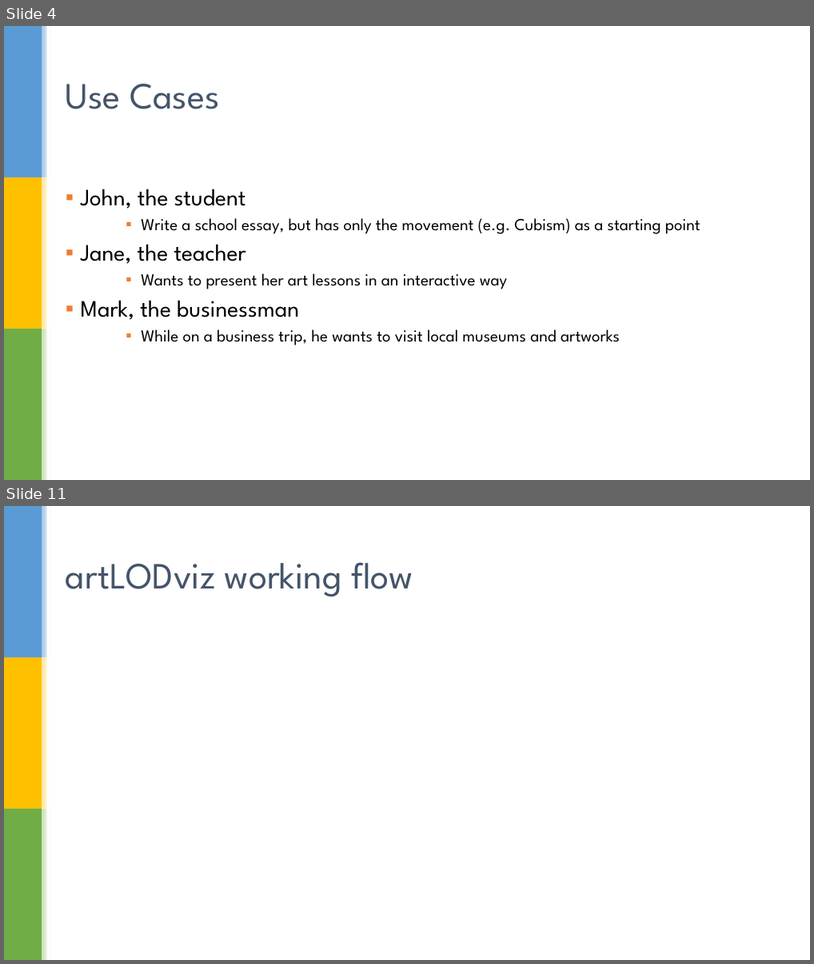
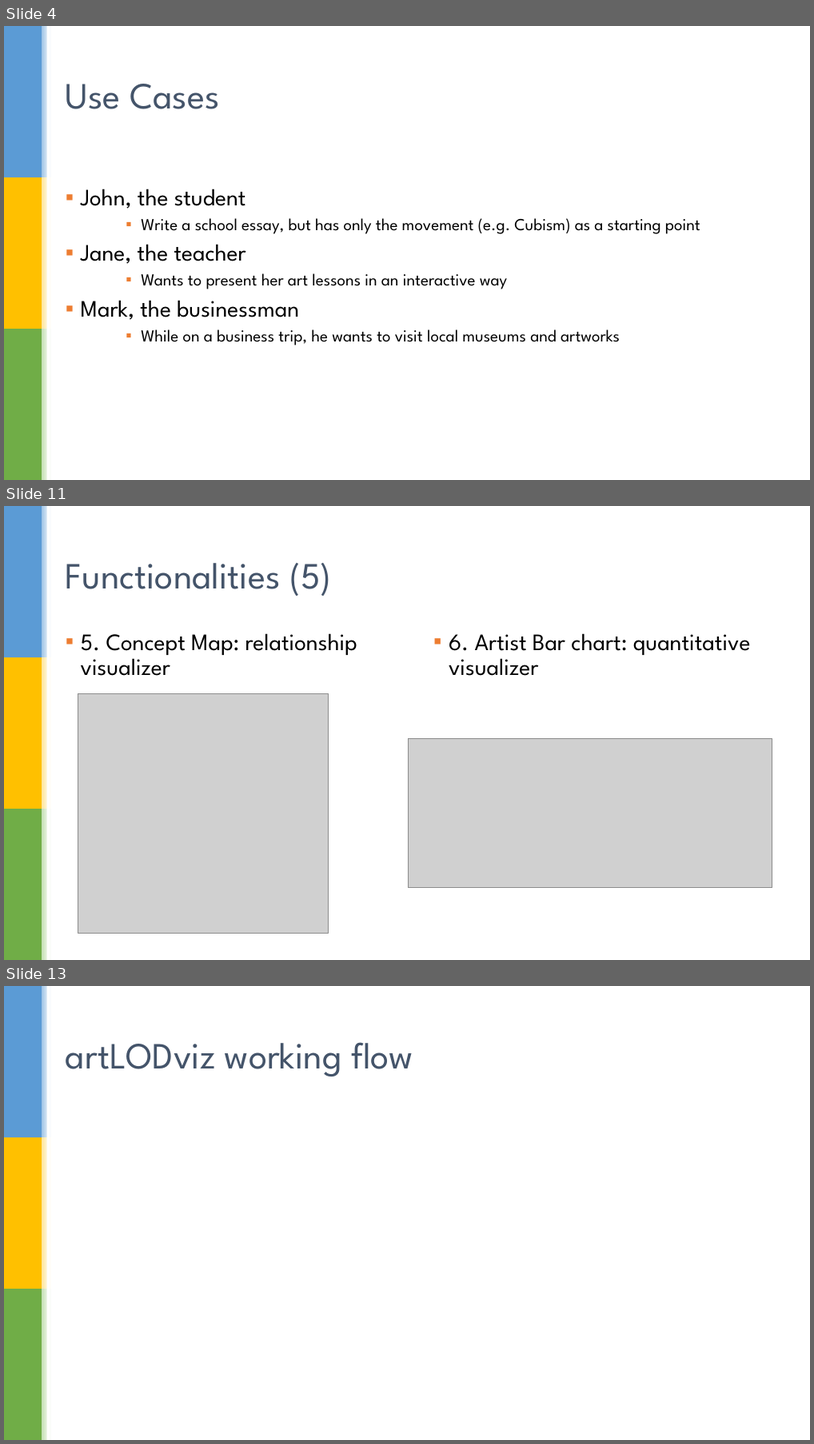
Before and after one commit to oana906/ArtViz, a slide deck: ArtViz2.pptx. Shown one above the other, each under a label of ours: slides 4 and 11 before the commit, slides 4, 11 and 13 after it; the slides between them are not shown. The pictures are 814x964 and 814x1444 pixels, drawn with LibreOffice and Linux fonts; fonts in the diff are those of the drawing; grey boxes stand for pictures; background and template pictures are left out. Boxes give left, top, right and bottom in pixels: in the first picture for what was removed or moved away, otherwise in the second. Text is boxed around its words. In the diff, an @@ line names an element or a change of style, - is before the commit and + after.

```diff
--- a/ArtViz2.pptx
+++ b/ArtViz2.pptx
@@ slide 11 added at [4, 506, 810, 960], background picture (left out); not listed: 7 template elements that a slide beside it also shows @@
@@ title added at [66, 563, 331, 596], 44 pt, text #44546A @@
+Functionalities (5)
@@ text added at [81, 633, 358, 676], 28 pt, text #000000 @@
+▪ 5. Concept Map: relationship visualizer
@@ text added at [449, 633, 751, 676], 28 pt, text #000000 @@
+▪ 6. Artist Bar chart: quantitative visualizer
@@ picture added at [78, 693, 329, 932] @@
@@ picture added at [409, 738, 772, 887] @@
@@ what was slide 11 is now slide 13 @@
```
Also in this commit, not shown: 7 slides changed, 1 other slide added.
